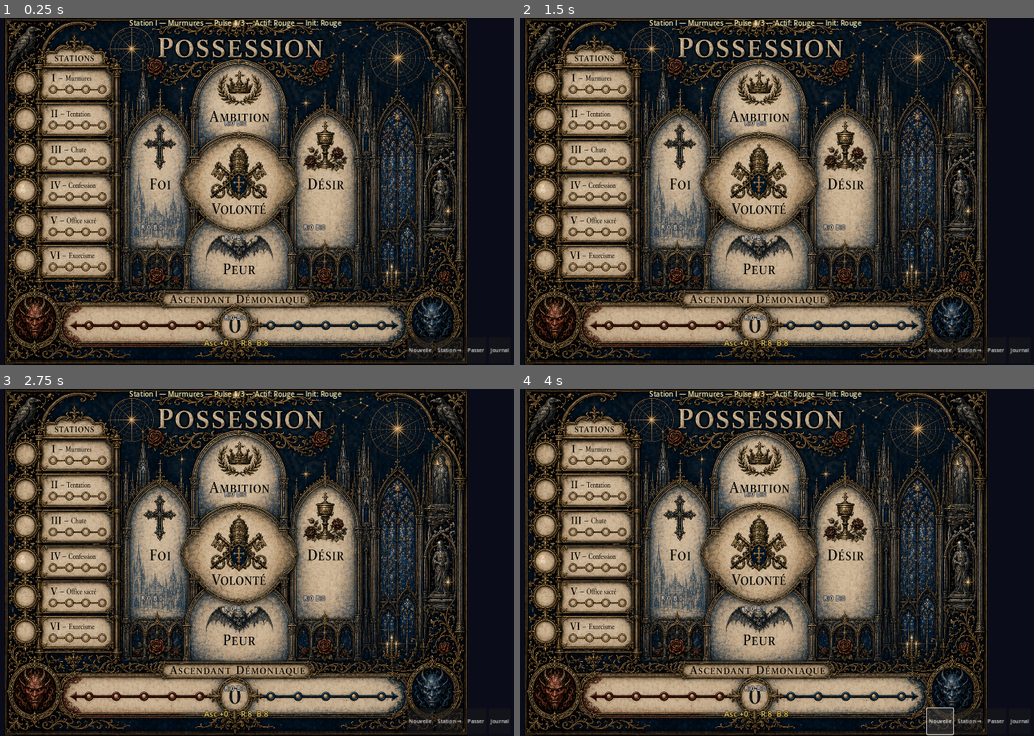
Above: before the commit, frames 1-4 (two rows, left to right).
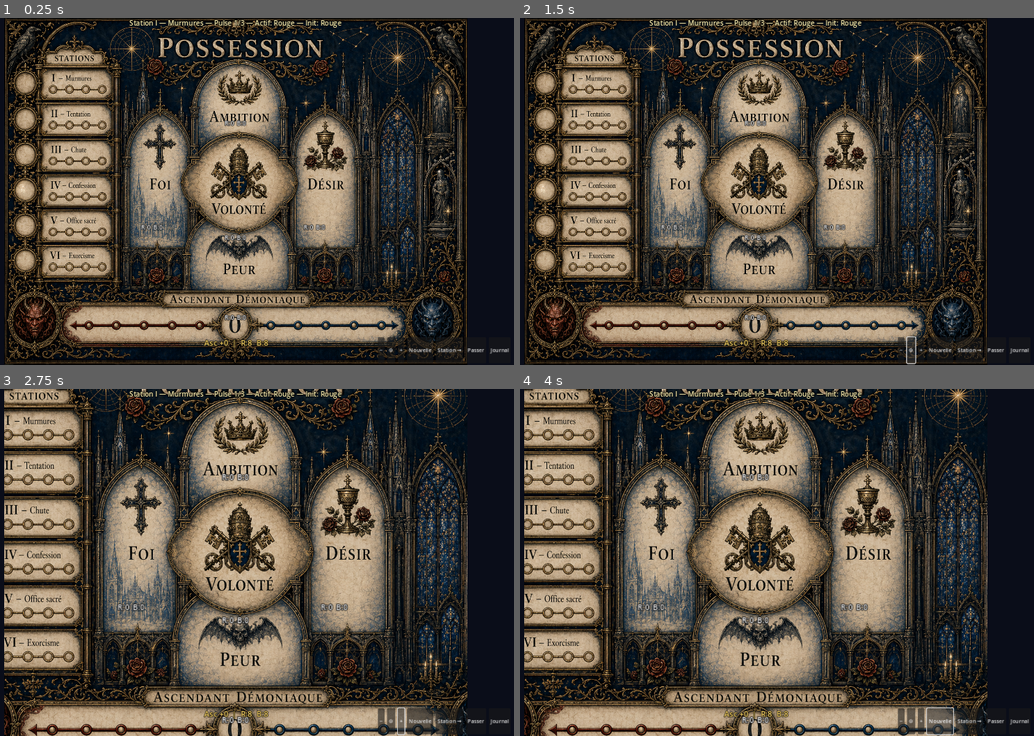
Above: after the commit, the same moments.

Repository: salfab/Possession
Game: Godot game, scene res://scenes/Main.tscn
Same seed, same stepped clock (60 frames per second), same inputs: the game is played once before the commit and once after it.
Inputs (mouse positions are in pixels of both pictures, inside the frame that each line leads up to):
- Up to frame 1 (0.25 s): no input
- Up to frame 2 (1.5 s): click (900, 351) at 0.5 s, where only the run after the commit has a clickable "−"; click (910, 351) at 1.25 s, where only the run after the commit has a clickable "⊙"
- Up to frame 3 (2.75 s): click (400, 722) at 2 s, where only the run after the commit has a clickable "+"
- Up to frame 4 (4 s): click "Nouvelle" at 2.75 s; click "Nouvelle" at 3.5 s

The runs differ from the first frame. In frame 1, 0.2% of the frame differs, in the area x 25-79%, y 0-100%; in frame 2, 0.3%; in frame 3, 67%, in the area x 0-91%, y 0-100%; in frame 4, 67%.

Commit message:
Zoom/pan sur le plateau
Ajoute un ZoomLayer (parent scalable/translatable) qui contient
l'image et les hotspots pour qu'ils restent alignés au scroll/pinch.

Contrôles :
- Souris : molette pour zoomer/dézoomer (centré sur le curseur),
  middle-click drag pour paner
- Trackpad : pinch (InputEventMagnifyGesture) pour zoomer,
  2-doigts pan (InputEventPanGesture)
- Mobile : pinch à 2 doigts sur l'écran (tracking via _touches),
  drag à 1 doigt quand zoomé > 1
- Boutons − / ⊙ / + dans la barre du bas (réinitialise / step ×1.25)

Limites : zoom 1.0 → 4.0, position clampée pour ne pas révéler
de bordures hors-image.

Le HUD (status en haut, ascendant en bas) reste hors du ZoomLayer
et ne s'agrandit pas. Idem barre de boutons et journal.

https://claude.ai/code/session_011baaC7zEExbd5eSjuzVu4k

Diff:
--- a/scripts/ui/Main.gd
+++ b/scripts/ui/Main.gd
@@ -15,6 +15,10 @@
 }
 const DOMAIN_HALF := Vector2(0.09, 0.11)  # demi-taille du hotspot, normalisée
 
+const ZOOM_MIN := 1.0
+const ZOOM_MAX := 4.0
+const ZOOM_STEP := 1.25
+
 @onready var stage: Control = $BoardAspect/Stage
 
 var state: GameState
@@ -23,6 +27,7 @@
 var pending_kwargs: Dictionary = {}
 
 # Created in _build_overlays
+var _zoom_layer: Control            # parent scaled/translated of board+hotspots
 var _hotspots: Dictionary = {}      # domain_id -> Button
 var _domain_labels: Dictionary = {} # domain_id -> Label
 var _status_label: Label
@@ -31,6 +36,13 @@
 var _selected_domain: int = -1
 var _log_rtl: RichTextLabel
 var _log_panel: PanelContainer
+
+# Zoom / pan state
+var _zoom: float = 1.0
+var _is_panning: bool = false
+var _pan_last: Vector2 = Vector2.ZERO
+var _touches: Dictionary = {}       # event.index -> position
+var _pinch_prev_dist: float = 0.0
 
 # Action ids exposed in the popup
 const POPUP_ACTIONS := [
@@ -63,18 +75,26 @@
 # ─── UI CONSTRUCTION ──────────────────────────────────────────────────────────
 
 func _build_overlays() -> void:
-	# Top status bar (over the board, top-center)
-	_status_label = Label.new()
-	_status_label.anchor_left = 0.05
-	_status_label.anchor_right = 0.95
-	_status_label.anchor_top = 0.0
-	_status_label.anchor_bottom = 0.05
-	_status_label.horizontal_alignment = HORIZONTAL_ALIGNMENT_CENTER
-	_status_label.add_theme_color_override("font_color", Color(1, 0.95, 0.7))
-	_status_label.add_theme_font_size_override("font_size", 16)
-	stage.add_child(_status_label)
-
-	# Hotspots and per-domain overlay labels
+	# Stage: clip + capture inputs (wheel/pinch/middle-pan)
+	stage.clip_contents = true
+	stage.mouse_filter = Control.MOUSE_FILTER_PASS
+	stage.gui_input.connect(_on_stage_gui_input)
+
+	# Move BoardImage into a ZoomLayer (so we can scale/translate the whole board)
+	var board_image: Node = stage.get_node_or_null("BoardImage")
+	_zoom_layer = Control.new()
+	_zoom_layer.name = "ZoomLayer"
+	_zoom_layer.anchor_right = 1.0
+	_zoom_layer.anchor_bottom = 1.0
+	_zoom_layer.mouse_filter = Control.MOUSE_FILTER_IGNORE
+	stage.add_child(_zoom_layer)
+	if board_image != null:
+		stage.remove_child(board_image)
+		_zoom_layer.add_child(board_image)
+		stage.move_child(_zoom_layer, 0)
+
+	# Hotspots and per-domain overlay labels — inside the ZoomLayer so they
+	# stay aligned with the image when zooming/panning.
 	for d_id in DOMAIN_POS.keys():
 		var pos: Vector2 = DOMAIN_POS[d_id]
 		var btn := Button.new()
@@ -90,7 +110,7 @@
 		btn.offset_bottom = 0
 		var did: int = d_id
 		btn.pressed.connect(func(): _on_domain_clicked(did))
-		stage.add_child(btn)
+		_zoom_layer.add_child(btn)
 		_hotspots[d_id] = btn
 
 		var lbl := Label.new()
@@ -103,12 +123,27 @@
 		lbl.offset_top = 0
 		lbl.offset_bottom = 0
 		lbl.horizontal_alignment = HORIZONTAL_ALIGNMENT_CENTER
+		lbl.mouse_filter = Control.MOUSE_FILTER_IGNORE
 		lbl.add_theme_color_override("font_color", Color(1, 1, 1))
 		lbl.add_theme_color_override("font_outline_color", Color.BLACK)
 		lbl.add_theme_constant_override("outline_size", 4)
 		lbl.add_theme_font_size_override("font_size", 14)
-		stage.add_child(lbl)
+		_zoom_layer.add_child(lbl)
 		_domain_labels[d_id] = lbl
+
+	# Top status bar (HUD — fixed, not zoomed)
+	_status_label = Label.new()
+	_status_label.anchor_left = 0.05
+	_status_label.anchor_right = 0.95
+	_status_label.anchor_top = 0.0
+	_status_label.anchor_bottom = 0.05
+	_status_label.horizontal_alignment = HORIZONTAL_ALIGNMENT_CENTER
+	_status_label.mouse_filter = Control.MOUSE_FILTER_IGNORE
+	_status_label.add_theme_color_override("font_color", Color(1, 0.95, 0.7))
+	_status_label.add_theme_color_override("font_outline_color", Color.BLACK)
+	_status_label.add_theme_constant_override("outline_size", 4)
+	_status_label.add_theme_font_size_override("font_size", 16)
+	stage.add_child(_status_label)
 
 	# Ascendant label over the bottom bar
 	_ascendant_label = Label.new()
@@ -121,6 +156,7 @@
 	_ascendant_label.offset_top = 0
 	_ascendant_label.offset_bottom = 0
 	_ascendant_label.horizontal_alignment = HORIZONTAL_ALIGNMENT_CENTER
+	_ascendant_label.mouse_filter = Control.MOUSE_FILTER_IGNORE
 	_ascendant_label.add_theme_color_override("font_color", Color(1, 0.85, 0.4))
 	_ascendant_label.add_theme_color_override("font_outline_color", Color.BLACK)
 	_ascendant_label.add_theme_constant_override("outline_size", 4)
@@ -156,6 +192,9 @@
 	add_child(bar)
 
 	var actions := [
+		["−", _on_btn_zoom_out],
+		["⊙", _on_btn_zoom_reset],
+		["+", _on_btn_zoom_in],
 		["Nouvelle", _on_btn_new_game],
 		["Station →", _on_btn_force_next_station],
 		["Passer", _on_btn_pass],
@@ -334,3 +373,106 @@
 	_log_panel.visible = not _log_panel.visible
 	if _log_panel.visible:
 		_refresh_log()
+
+
+# ─── ZOOM / PAN ───────────────────────────────────────────────────────────────
+
+func _on_btn_zoom_in() -> void:
+	_apply_zoom(_zoom * ZOOM_STEP, stage.size * 0.5)
+
+
+func _on_btn_zoom_out() -> void:
+	_apply_zoom(_zoom / ZOOM_STEP, stage.size * 0.5)
+
+
+func _on_btn_zoom_reset() -> void:
+	_zoom = 1.0
+	_zoom_layer.scale = Vector2.ONE
+	_zoom_layer.position = Vector2.ZERO
+
+
+func _apply_zoom(new_zoom: float, focus: Vector2) -> void:
+	new_zoom = clamp(new_zoom, ZOOM_MIN, ZOOM_MAX)
+	if is_equal_approx(new_zoom, _zoom):
+		return
+	# Keep the world point under "focus" stationary on screen.
+	var local: Vector2 = (focus - _zoom_layer.position) / _zoom
+	_zoom = new_zoom
+	_zoom_layer.scale = Vector2(new_zoom, new_zoom)
+	_zoom_layer.position = focus - local * new_zoom
+	_clamp_pan()
+
+
+func _clamp_pan() -> void:
+	var stage_size: Vector2 = stage.size
+	var scaled: Vector2 = stage_size * _zoom
+	var min_x: float = stage_size.x - scaled.x
+	var min_y: float = stage_size.y - scaled.y
+	var p: Vector2 = _zoom_layer.position
+	if min_x >= 0.0:
+		p.x = (stage_size.x - scaled.x) * 0.5
+	else:
+		p.x = clamp(p.x, min_x, 0.0)
+	if min_y >= 0.0:
+		p.y = (stage_size.y - scaled.y) * 0.5
+	else:
+		p.y = clamp(p.y, min_y, 0.0)
+	_zoom_layer.position = p
+
+
+func _on_stage_gui_input(event: InputEvent) -> void:
+	if event is InputEventMouseButton:
+		var mb: InputEventMouseButton = event
+		if mb.button_index == MOUSE_BUTTON_WHEEL_UP and mb.pressed:
+			_apply_zoom(_zoom * ZOOM_STEP, mb.position)
+			stage.accept_event()
+		elif mb.button_index == MOUSE_BUTTON_WHEEL_DOWN and mb.pressed:
+			_apply_zoom(_zoom / ZOOM_STEP, mb.position)
+			stage.accept_event()
+		elif mb.button_index == MOUSE_BUTTON_MIDDLE:
+			_is_panning = mb.pressed
+			_pan_last = mb.position
+			stage.accept_event()
+	elif event is InputEventMouseMotion:
+		var mm: InputEventMouseMotion = event
+		if _is_panning:
+			_zoom_layer.position += mm.position - _pan_last
+			_pan_last = mm.position
+			_clamp_pan()
+			stage.accept_event()
+	elif event is InputEventMagnifyGesture:
+		var mg: InputEventMagnifyGesture = event
+		_apply_zoom(_zoom * mg.factor, mg.position)
+		stage.accept_event()
+	elif event is InputEventPanGesture:
+		var pg: InputEventPanGesture = event
+		if _zoom > 1.0:
+			_zoom_layer.position -= pg.delta * 8.0
+			_clamp_pan()
+			stage.accept_event()
+	elif event is InputEventScreenTouch:
+		var st: InputEventScreenTouch = event
+		if st.pressed:
+			_touches[st.index] = st.position
+		else:
+			_touches.erase(st.index)
+			if _touches.size() < 2:
+				_pinch_prev_dist = 0.0
+	elif event is InputEventScreenDrag:
+		var sd: InputEventScreenDrag = event
+		_touches[sd.index] = sd.position
+		if _touches.size() == 2:
+			var keys: Array = _touches.keys()
+			var p1: Vector2 = _touches[keys[0]]
+			var p2: Vector2 = _touches[keys[1]]
+			var d: float = p1.distance_to(p2)
+			var center: Vector2 = (p1 + p2) * 0.5
+			if _pinch_prev_dist > 0.0 and d > 0.0:
+				var factor: float = d / _pinch_prev_dist
+				_apply_zoom(_zoom * factor, center)
+			_pinch_prev_dist = d
+			stage.accept_event()
+		elif _touches.size() == 1 and _zoom > 1.0:
+			_zoom_layer.position += sd.relative
+			_clamp_pan()
+			stage.accept_event()
